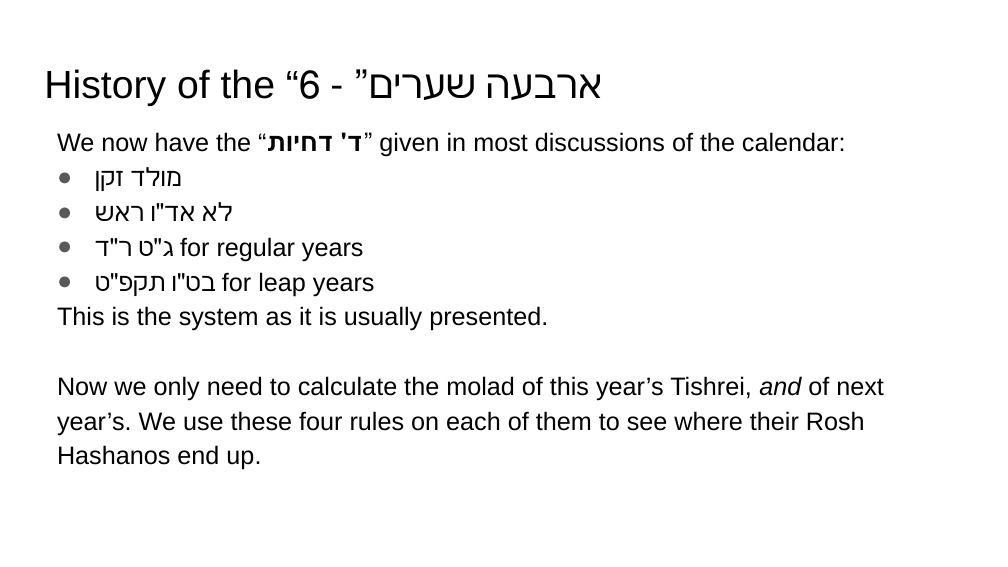
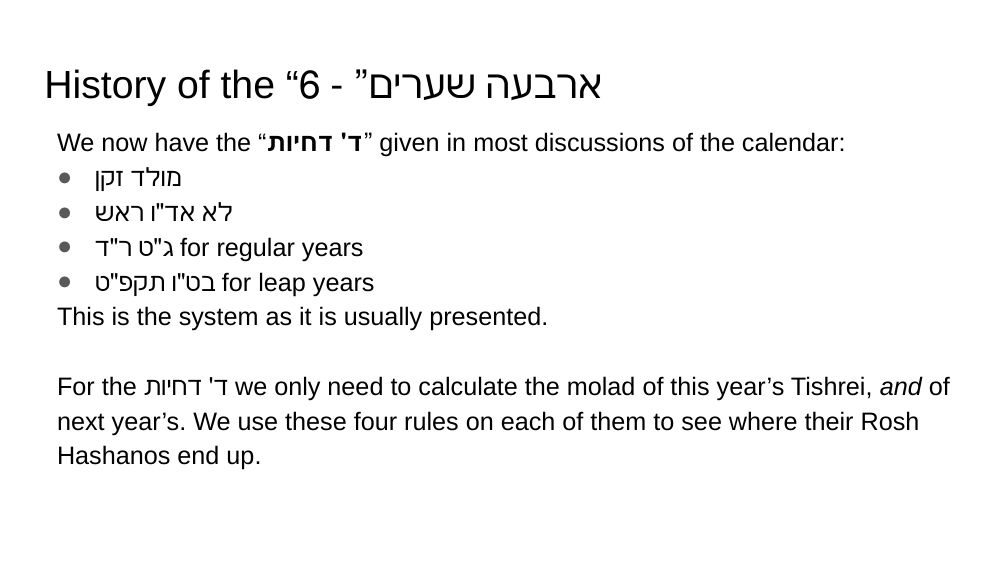
Before and after one commit to MichoelR/Keviyus, a slide deck: slide 11 of FourGates/FourGates.pptx. Drawn at 1008x567 pixels with LibreOffice and Linux fonts; fonts in the diff are those of the drawing. Boxes give left, top, right and bottom in pixels: in the first picture for what was removed or moved away, otherwise in the second. Text is boxed around its words. In the diff, an @@ line names an element or a change of style, - is before the commit and + after.

```diff
--- a/FourGates/FourGates.pptx
+++ b/FourGates/FourGates.pptx
@@ text at [57,376,950,470]: text changed @@
-Now we only need to calculate the molad of this year’s Tishrei, and of next year’s. We use these four rules on each of them to see where their Rosh Hashanos end up.
+For the ד' דחיות we only need to calculate the molad of this year’s Tishrei, and of next year’s. We use these four rules on each of them to see where their Rosh Hashanos end up.
```
Also in this commit, not shown: 4 other slides changed, 1 slide added.
